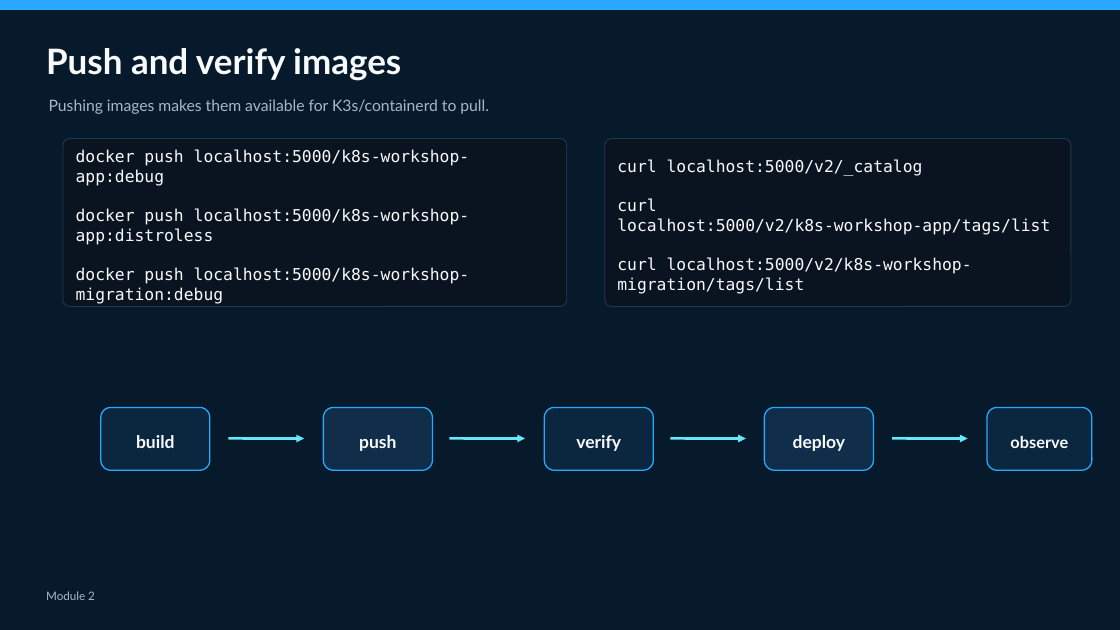
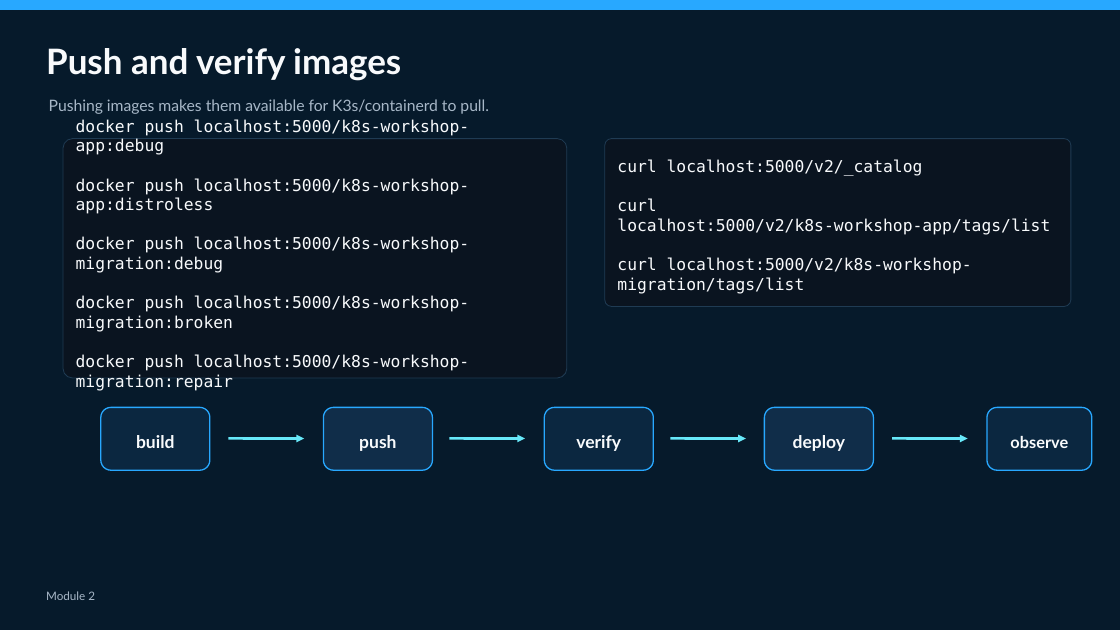
Before and after one commit to slaneslane/k8s-workshop-2, a slide deck: slide 29 of presentations/K8s_Troubleshooting_Workshop_FULL.pptx. Drawn at 1120x630 pixels with LibreOffice and Linux fonts; fonts in the diff are those of the drawing. Boxes give left, top, right and bottom in pixels: in the first picture for what was removed or moved away, otherwise in the second. Text is boxed around its words. In the diff, an @@ line names an element or a change of style, - is before the commit and + after.

Commit message:
Presentation fix

```diff
--- a/presentations/K8s_Troubleshooting_Workshop_FULL.pptx
+++ b/presentations/K8s_Troubleshooting_Workshop_FULL.pptx
@@ rounded rectangle: place and size @@
-rounded rectangle at (63,139,567,307)
+rounded rectangle at (63,139,567,378)
@@ text at (76,295,470,391): paragraphs added @@
+docker push localhost:5000/k8s-workshop-migration:broken
+docker push localhost:5000/k8s-workshop-migration:repair
```
Also in this commit, not shown: 1 other file.
